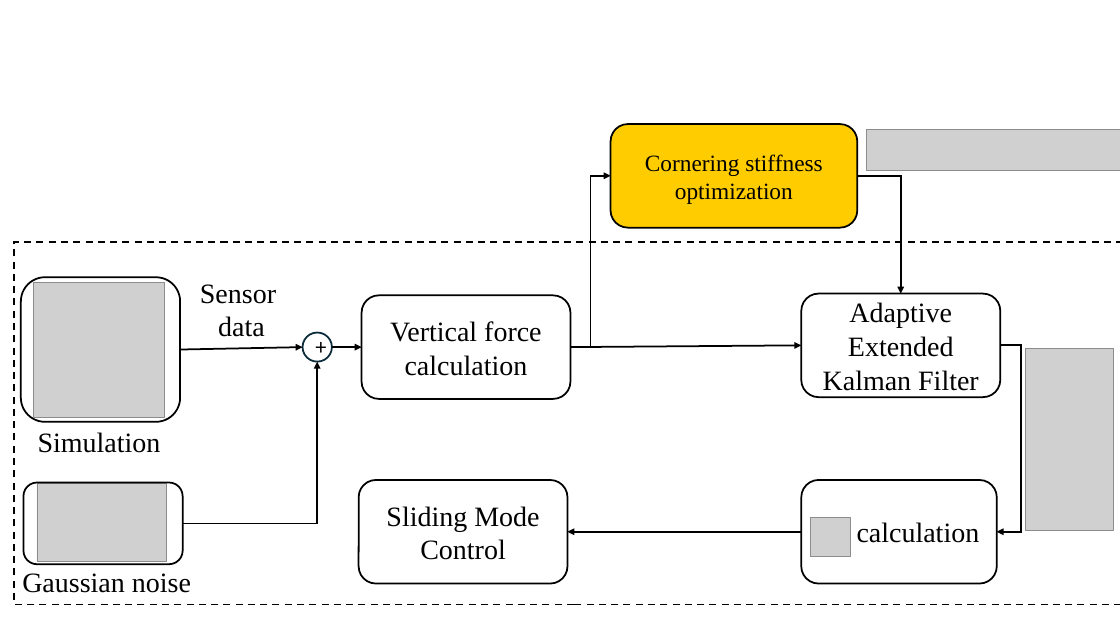
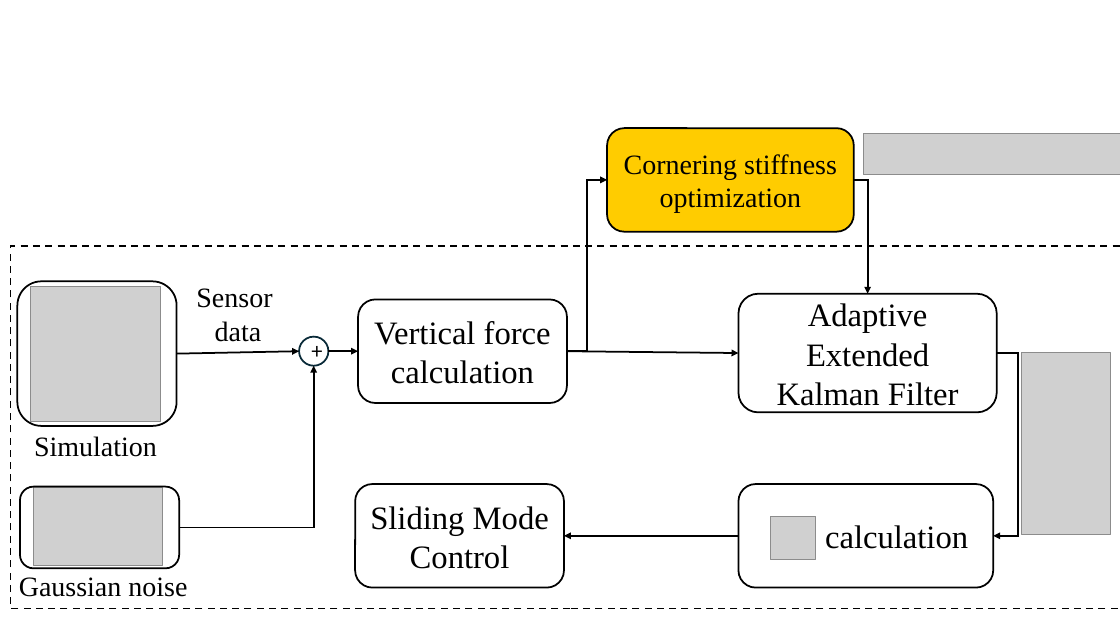
Before and after one commit to IITP-Load-Balancing-SMEET/Torque-Vectoring, a slide deck: slide 2 of Paper/논문그림.pptx. Drawn at 1120x630 pixels with LibreOffice and Linux fonts; fonts in the diff are those of the drawing; grey boxes stand for pictures. Boxes give left, top, right and bottom in pixels: in the first picture for what was removed or moved away, otherwise in the second. Text is boxed around its words. In the diff, an @@ line names an element or a change of style, - is before the commit and + after.

```diff
--- a/Paper/논문그림.pptx
+++ b/Paper/논문그림.pptx
@@ rounded rectangle "Cornering stiffness optimization" at [607,129,854,232]: size 20 to 24 pt @@
@@ 5 rounded rectangles, 3 pictures, 3 texts, 2 elbow arrows, 2 arrows, 1 rectangle, 1 ellipse: place and size @@
-5 rounded rectangles, 3 pictures, 3 texts, 2 elbow arrows, 2 arrows, 1 rectangle, 1 ellipse at [14,124,1120,604]
+5 rounded rectangles, 3 pictures, 3 texts, 2 elbow arrows, 2 arrows, 1 rectangle, 1 ellipse at [10,129,1120,608]
@@ elbow arrow moved from (858, 176) - (901, 294) to (854, 180) - (868, 294) @@
@@ size 24 to 28 pt in 4 elements at [358,299,567,402], [355,484,565,587], [739,484,993,587], [739,294,996,413] @@
@@ rounded rectangle "Adaptive Extended Kalman Filter": place and size @@
-rounded rectangle "Adaptive Extended Kalman Filter" at [802,294,1001,397]
+rounded rectangle "Adaptive Extended Kalman Filter" at [739,294,996,413]
@@ arrow moved from (571, 347) - (802, 345) to (567, 351) - (739, 353) @@
@@ elbow arrow moved from (1001, 345) - (997, 532) to (997, 353) - (993, 536) @@
@@ rounded rectangle "calculation": place and size @@
-rounded rectangle "calculation" at [802,480,997,583]
+rounded rectangle "calculation" at [739,484,993,587]
@@ arrow moved from (802, 532) - (568, 532) to (739, 536) - (564, 536) @@
@@ picture added at [770,516,816,559] @@
@@ picture removed at [811,518,850,556] @@
```
Also in this commit, not shown: 5 other files.
